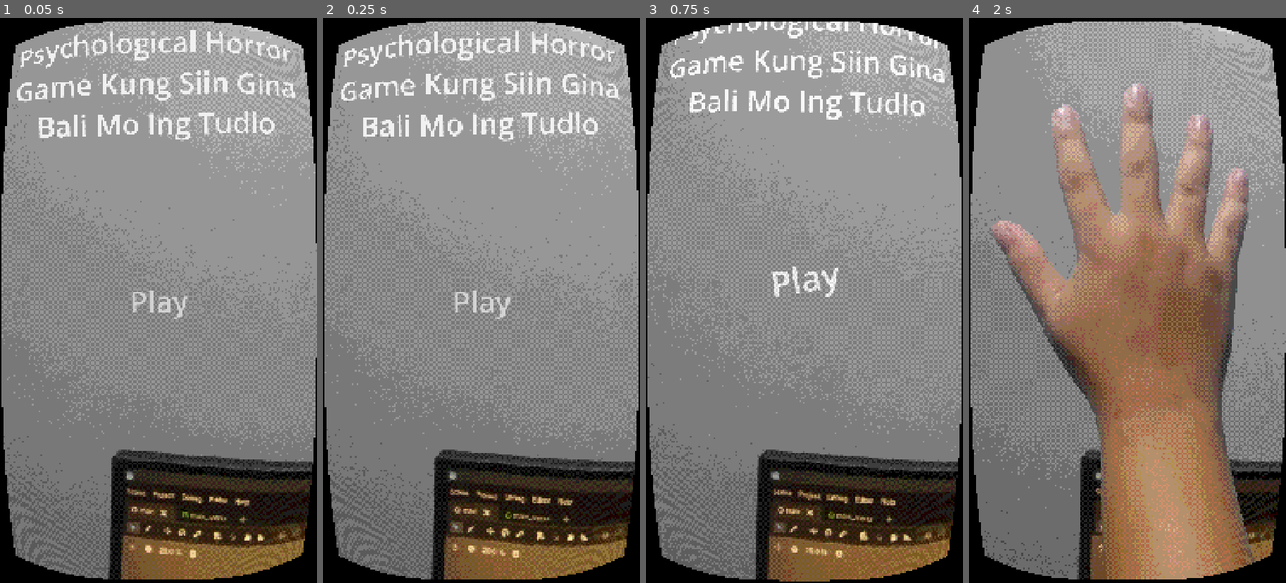
Above: before the commit, frames 1-4 (left to right).
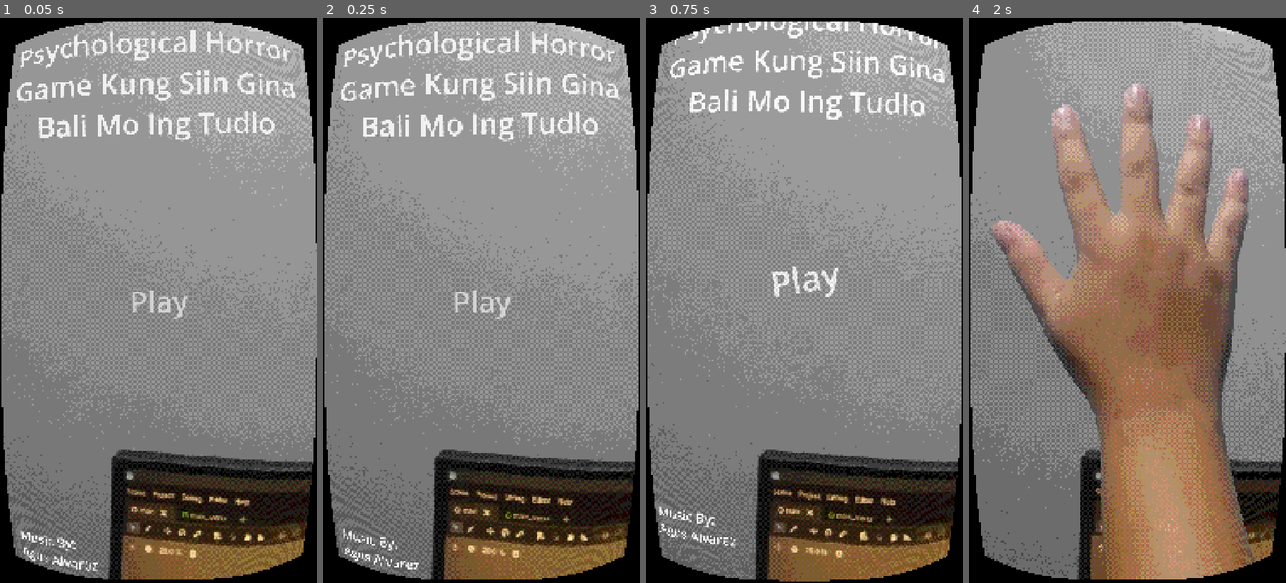
Above: after the commit, the same moments.

Repository: cjlangreo/psychological-horror-game-kung-siin-gina-bali-mo-ing-tudlo
Game: Godot game, scene res://main.tscn
Same seed, same stepped clock (60 frames per second), same inputs: the game is played once before the commit and once after it. Sound files missing from this copy of the repository are replaced by a short silence.
Inputs:
- Up to frame 1 (0.05 s): no input
- Up to frame 2 (0.25 s): no input
- Up to frame 3 (0.75 s): click "Play" at 0.5 s
- Up to frame 4 (2 s): click "Play" at 1.25 s

The runs differ from the first frame. In frame 1, 0.3% of the frame differs, in the area x 6-31%, y 90-98%; in frame 2, 0.3%; in frame 3, 0.3%, in the area x 3-29%, y 86-94%; in frame 4, nothing differs.

Commit message:
add web exports and improve game reset

Diff:
--- a/gameplay.gd
+++ b/gameplay.gd
@@ -3,6 +3,7 @@
 
 
 signal game_finished
+signal game_restarted
 signal _arm_hidden
 
 enum Finger{
@@ -62,6 +63,7 @@
 func _ready() -> void:
 	alima_texture_rect.offset_transform_position_ratio = Vector2(0, 1)
 	game_end.hide()
+	play_again_button.hide()
 
 
 func show_arm() -> void:
@@ -167,7 +169,6 @@
 	await win_sfx_player.finished
 	win_sfx_player.stream = WIN_MUSIC
 	win_sfx_player.play()
-	await win_sfx_player.finished
 	play_again_button.show()
 
 
@@ -176,6 +177,7 @@
 	show_arm()
 	game_end.hide()
 	play_again_button.hide()
+	game_restarted.emit()
 	win_sfx_player.stream = YOU_WIN_AUDIO
 
 
--- a/main.gd
+++ b/main.gd
@@ -86,7 +86,7 @@
 
 
 func _on_gameplay_game_finished() -> void:
-	music_player.stop()
+	music_player.stream_paused = true
 
 
 func _save_config() -> void:
@@ -126,3 +126,7 @@
 		leaderboard_entry_container.add_child(leaderboard_entry)
 		leaderboard_entry.entry_name = entry[0]
 		leaderboard_entry.entry_time = entry[1]
+
+
+func _on_gameplay_game_restarted() -> void:
+	music_player.stream_paused = false
--- a/main.tscn
+++ b/main.tscn
@@ -2,7 +2,6 @@
 
 [ext_resource type="Script" uid="uid://c4py75aqowcbn" path="res://main.gd" id="1_ig7tw"]
 [ext_resource type="AudioStream" uid="uid://c66gw3acex1t6" path="res://music/AgusAlvarez - Funk It Up (freetouse.com).mp3" id="2_b1qrp"]
-[ext_resource type="AudioStream" uid="uid://cwrmexj4phsty" path="res://music/Aylex - A Positive Direction (freetouse.com).mp3" id="3_come4"]
 [ext_resource type="PackedScene" uid="uid://dw2umes38chfj" path="res://gameplay.tscn" id="3_h2yge"]
 [ext_resource type="Texture2D" uid="uid://bjg7q3n8inqf5" path="res://alima/alima.png" id="4_1bvp3"]
 [ext_resource type="Texture2D" uid="uid://bkbal4v5wdudf" path="res://background.jpg" id="4_4c57u"]
@@ -43,9 +42,8 @@
 [ext_resource type="PackedScene" uid="uid://btjwpkidd8h44" path="res://leaderboard_entry.tscn" id="41_4lmeg"]
 
 [sub_resource type="AudioStreamPlaylist" id="AudioStreamPlaylist_whpdh"]
-stream_count = 2
+stream_count = 1
 stream_0 = ExtResource("2_b1qrp")
-stream_1 = ExtResource("3_come4")
 
 [sub_resource type="ShaderMaterial" id="ShaderMaterial_b1qrp"]
 shader = ExtResource("37_facbu")
@@ -238,7 +236,6 @@
 
 [node name="PlayAgain" type="Button" parent="SubViewportContainer/SubViewport/Gameplay/GameEnd" unique_id=955886607]
 unique_name_in_owner = true
-visible = false
 layout_mode = 2
 mouse_default_cursor_shape = 2
 theme_override_font_sizes/font_size = 108
@@ -264,6 +261,20 @@
 text = "Psychological Horror Game Kung Siin Gina Bali Mo Ing Tudlo"
 horizontal_alignment = 1
 autowrap_mode = 2
+
+[node name="Label2" type="Label" parent="SubViewportContainer/SubViewport/MainMenu" unique_id=1711601831]
+layout_mode = 1
+anchors_preset = 2
+anchor_top = 1.0
+anchor_bottom = 1.0
+offset_left = 19.0083
+offset_top = -155.18176
+offset_right = 313.0083
+offset_bottom = -18.181763
+grow_vertical = 0
+theme_override_font_sizes/font_size = 48
+text = "Music By:
+Agus Alvarez"
 
 [node name="VBoxContainer" type="VBoxContainer" parent="SubViewportContainer/SubViewport/MainMenu" unique_id=2104704370]
 layout_mode = 1
@@ -358,6 +369,7 @@
 text = "Back"
 
 [connection signal="game_finished" from="SubViewportContainer/SubViewport/Gameplay" to="." method="_on_gameplay_game_finished"]
+[connection signal="game_restarted" from="SubViewportContainer/SubViewport/Gameplay" to="." method="_on_gameplay_game_restarted"]
 [connection signal="pressed" from="SubViewportContainer/SubViewport/Gameplay/Alima/Index" to="SubViewportContainer/SubViewport/Gameplay" method="_on_index_pressed"]
 [connection signal="pressed" from="SubViewportContainer/SubViewport/Gameplay/Alima/Middle" to="SubViewportContainer/SubViewport/Gameplay" method="_on_middle_pressed"]
 [connection signal="pressed" from="SubViewportContainer/SubViewport/Gameplay/Alima/Ring" to="SubViewportContainer/SubViewport/Gameplay" method="_on_ring_pressed"]
--- a/project.godot
+++ b/project.godot
@@ -20,7 +20,6 @@
 window/size/viewport_width=1080
 window/size/viewport_height=1920
 window/stretch/mode="canvas_items"
-window/stretch/aspect="expand"
 
 [gui]
 
Not shown, added: export_presets.cfg
Not shown, removed: music/Aylex - A Positive Direction (freetouse.com).mp3.import
Not shown, removed: music/Aylex - A Positive Direction (freetouse.com).mp3
